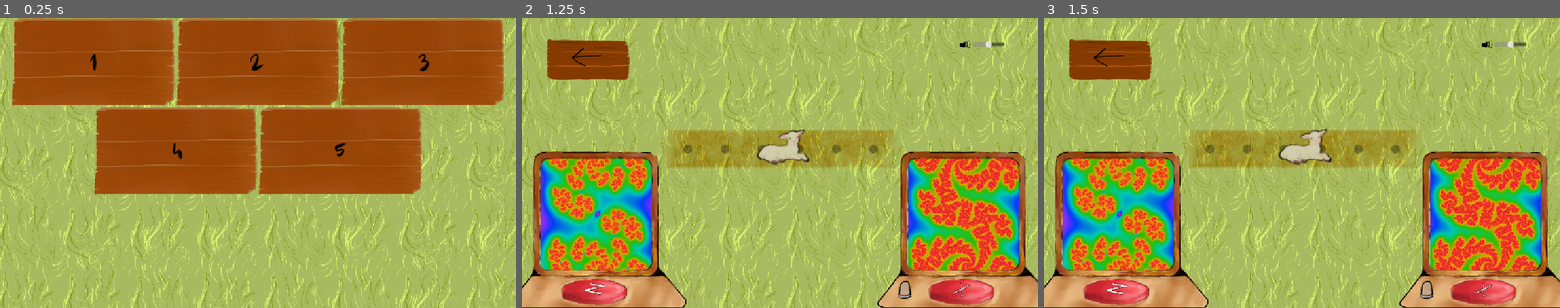
Above: before the commit, frames 1-3 (left to right).
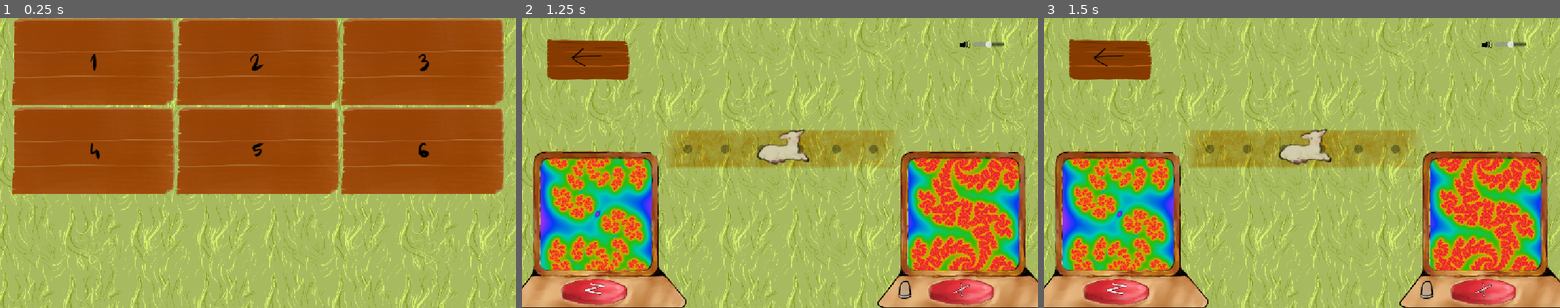
Above: after the commit, the same moments.

Repository: Wallted/ldjam-59
Game: Godot game, scene res://main.tscn
The game is run twice, just before and just after one commit, with the same random seed, the same clock (stepped at 60 frames per second) and the same inputs. The engine's default icon, where the game draws it, is replaced by a stand-in: a white triangle on a blue panel in a dark square.
Inputs (mouse positions are in pixels of both pictures, inside the frame that each line leads up to):
- Up to frame 1 (0.25 s): no input
- Up to frame 2 (1.25 s): click "1" at 0.5 s
- Up to frame 3 (1.5 s): click (1302, 148) at 1.25 s

The runs differ from the first frame. In frame 1, 12% of the frame differs, in the area x 2-98%, y 30-62%; in frame 2, nothing differs; in frame 3, nothing differs.

Commit message:
Levelcrafting (#68)
* 4

* new active tile sprite

Diff:
--- a/canvas.gd
+++ b/canvas.gd
@@ -28,12 +28,12 @@
 var parameters: Array[Parameter] = [
 
 	# 0
-	Parameter.new("shader_parameter/color_phase", Vector2(0.5, 1.5), 1.0),
-	Parameter.new("shader_parameter/color_freq", Vector2(2.5, 0.5), 1.0),
+	Parameter.new("shader_parameter/hue_weight", Vector2(0.25, 0.75), 0.5),
+	Parameter.new("shader_parameter/zoom", Vector2(0.4, -0.1), 0.1),
 
 	# 1
-	Parameter.new("shader_parameter/hue_weight", Vector2(0.25, 0.75), 0.5),
-	Parameter.new("shader_parameter/zoom", Vector2(0.4, -0.1), 0.1),
+	Parameter.new("shader_parameter/color_freq", Vector2(0.5, 2.5), 1.0),
+	Parameter.new("shader_parameter/color_phase", Vector2(0.25, 1.25), 1.0),
 
 	# 2
 	Parameter.new("shader_parameter/center_x", Vector2(-0.2, 0.2), 0.0),
--- a/levels/03.json
+++ b/levels/03.json
@@ -8,6 +8,5 @@
 	],
 	"target_data": [
 		[3, 3.5, 7.5],
-
 	],
 }
--- a/levels/04.json
+++ b/levels/04.json
@@ -4,10 +4,9 @@
 	"offset_x": 0,
 	"offset_y": 0,
 	"player_data": [
-		[3, 6.5, 6.5],
+		[1, 6.5, 9.5],
 	],
 	"target_data": [
-		[3, 6.5, 6.5],
-
+		[1, 9.5, 2.5],
 	],
 }
--- a/levels/05.json
+++ b/levels/05.json
@@ -4,19 +4,9 @@
 	"offset_x": 0,
 	"offset_y": 0,
 	"player_data": [
-		[0, 2.0, 12.0],
-		[1, 4.0, 12.0],
-		[2, 6.0, 12.0],
-		[3, 7.0, 12.0],
-		[4, 10.0, 12.0],
-		[5, 12.0, 12.0],
+		[1, 6.5, 6.5],
 	],
 	"target_data": [
-		[0, 11.5, 2.5],
-		[1, 2.5, 10.5],
-		[2, 3.5, 6.5],
-		[3, 8.5, 7.5],
-		[4, 3.5, 9.5],
-		[5, 6.5, 3.5],
+		[1, 6.5, 6.5],
 	],
 }
--- /dev/null
+++ b/levels/06.json
@@ -0,0 +1,22 @@
+{
+	"x": 13,
+	"y": 13,
+	"offset_x": 0,
+	"offset_y": 0,
+	"player_data": [
+		[0, 2.0, 12.0],
+		[1, 4.0, 12.0],
+		[2, 6.0, 12.0],
+		[3, 7.0, 12.0],
+		[4, 10.0, 12.0],
+		[5, 12.0, 12.0],
+	],
+	"target_data": [
+		[0, 11.5, 2.5],
+		[1, 2.5, 10.5],
+		[2, 3.5, 6.5],
+		[3, 8.5, 7.5],
+		[4, 3.5, 9.5],
+		[5, 6.5, 3.5],
+	],
+}
--- a/menu/menu.gd
+++ b/menu/menu.gd
@@ -7,7 +7,7 @@
 
 signal on_level_change(level_number: int)  # 0=menu
 
-const LEVELS_COUNT = 5
+const LEVELS_COUNT = 6
 
 func _ready() -> void:
 	var side_length = ceil(sqrt(LEVELS_COUNT));
Binary file changed: assets/dot_tile_active.png
